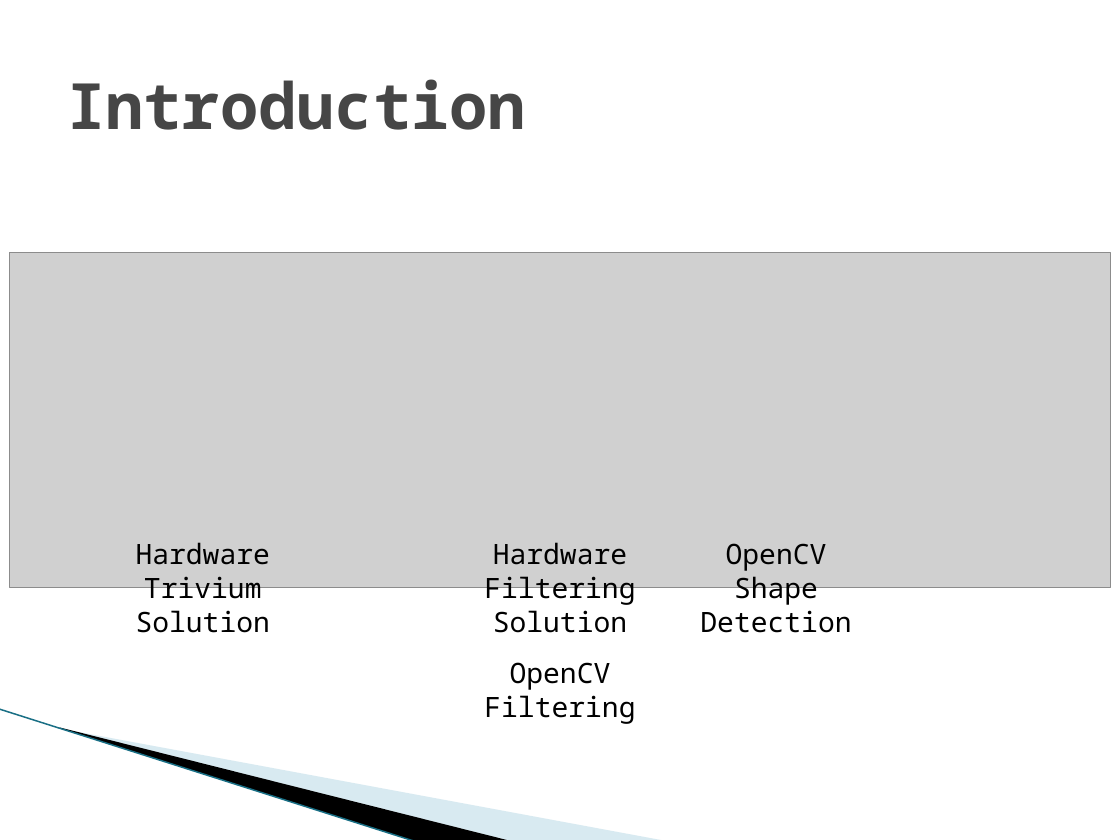
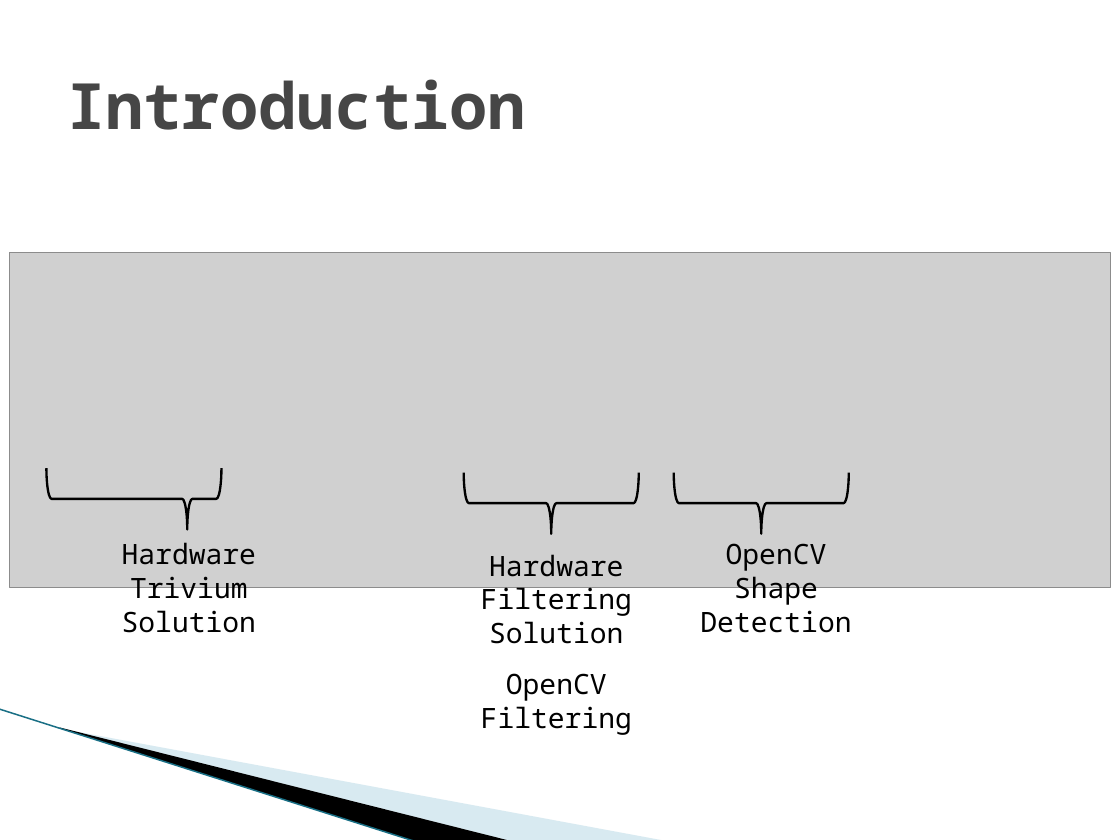
Before and after one commit to nz-Mark-Y/Object-Detection-SoC, a slide deck: slide 2 of documentation/Phase 3.pptx. Drawn at 1120x840 pixels with LibreOffice and Linux fonts; fonts in the diff are those of the drawing; grey boxes stand for pictures; background and template pictures are left out. Boxes give left, top, right and bottom in pixels: in the first picture for what was removed or moved away, otherwise in the second. Text is boxed around its words. In the diff, an @@ line names an element or a change of style, - is before the commit and + after.

```diff
--- a/documentation/Phase 3.pptx
+++ b/documentation/Phase 3.pptx
@@ left brace added at [46, 468, 221, 529], outline #000000 1.5 pt @@
@@ left brace added at [464, 472, 639, 534], outline #000000 1.5 pt @@
@@ left brace added at [674, 472, 848, 534], outline #000000 1.5 pt @@
@@ text "Hardware Trivium Solution": place and size @@
-text "Hardware Trivium Solution" at [136, 542, 270, 633]
+text "Hardware Trivium Solution" at [122, 542, 256, 633]
@@ text "Hardware Filtering Solution": place and size @@
-text "Hardware Filtering Solution" at [484, 542, 635, 633]
+text "Hardware Filtering Solution" at [481, 554, 632, 644]
@@ text "OpenCV Filtering": place and size @@
-text "OpenCV Filtering" at [484, 662, 635, 724]
+text "OpenCV Filtering" at [481, 673, 632, 735]
```
Also in this commit, not shown: 2 other slides changed.
